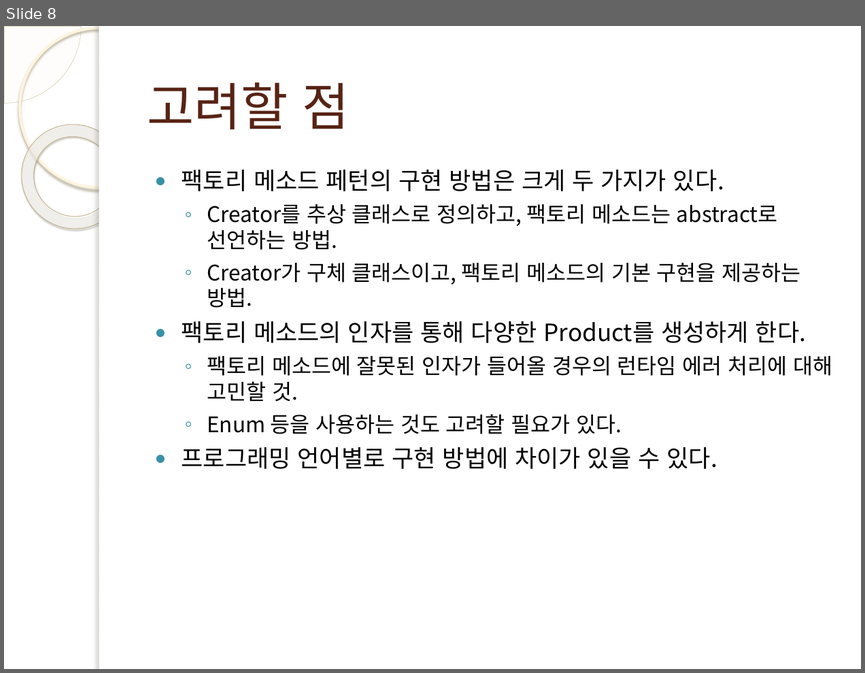
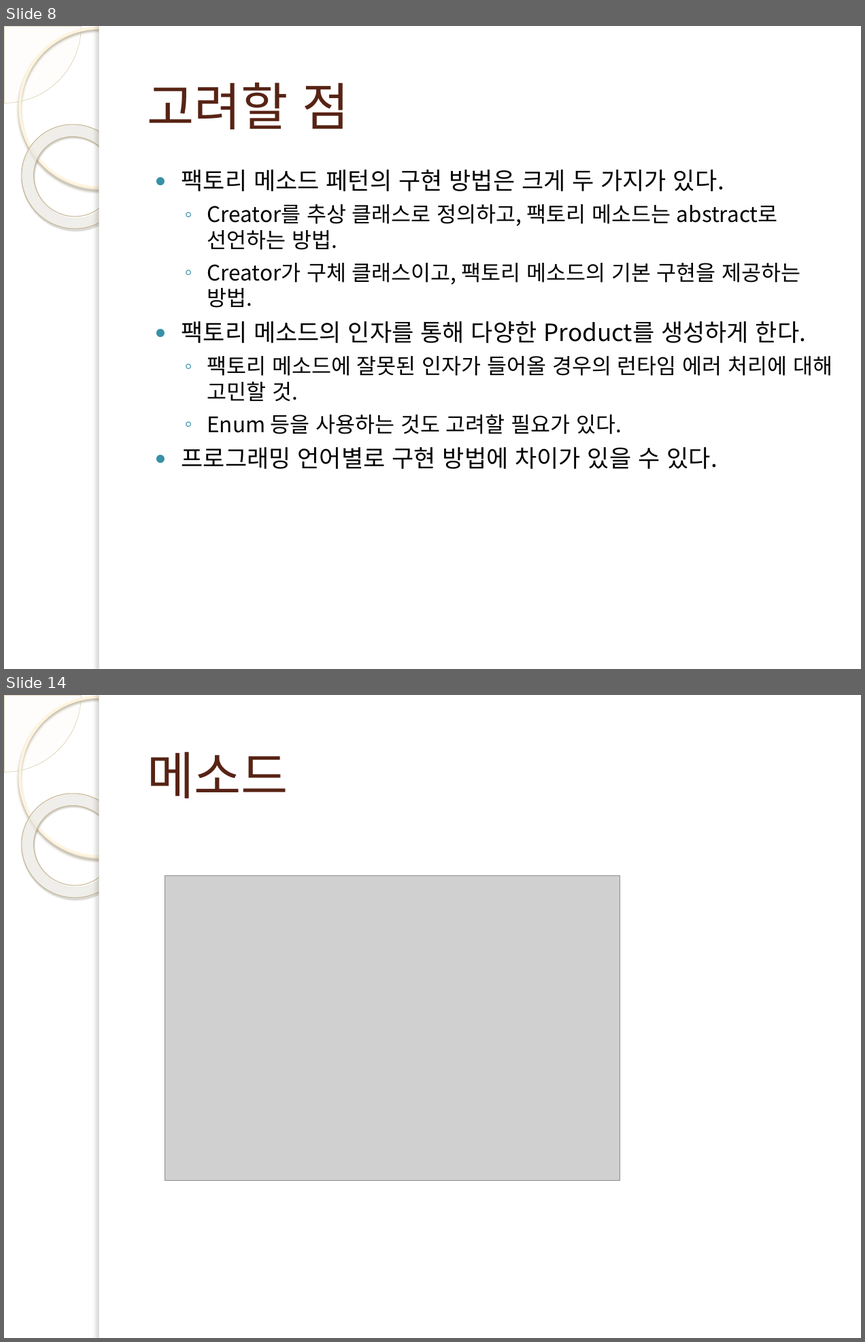
Before and after one commit to wook-dragon/young-rich, a slide deck: Factory_Pattern/kum/팩토리 메소드 ppt.pptx. Shown one above the other, each under a label of ours: slide 8 before the commit, slides 8 and 14 after it; the slides between them are not shown. The pictures are 865x673 and 865x1342 pixels, drawn with LibreOffice and Linux fonts; fonts in the diff are those of the drawing; grey boxes stand for pictures; background and template pictures are left out. Boxes give left, top, right and bottom in pixels: in the first picture for what was removed or moved away, otherwise in the second. Text is boxed around its words. In the diff, an @@ line names an element or a change of style, - is before the commit and + after.

```diff
--- a/Factory_Pattern/kum/팩토리 메소드 ppt.pptx
+++ b/Factory_Pattern/kum/팩토리 메소드 ppt.pptx
@@ slide 14 added at bbox=[4, 695, 861, 1338], background picture (left out); not listed: 5 template elements that a slide beside it also shows @@
@@ title added at bbox=[147, 751, 288, 798], 43 pt, text #572314 @@
+메소드
@@ picture added at bbox=[164, 876, 619, 1180] @@
```
Also in this commit, not shown: 11 other slides added, 18 other files.
